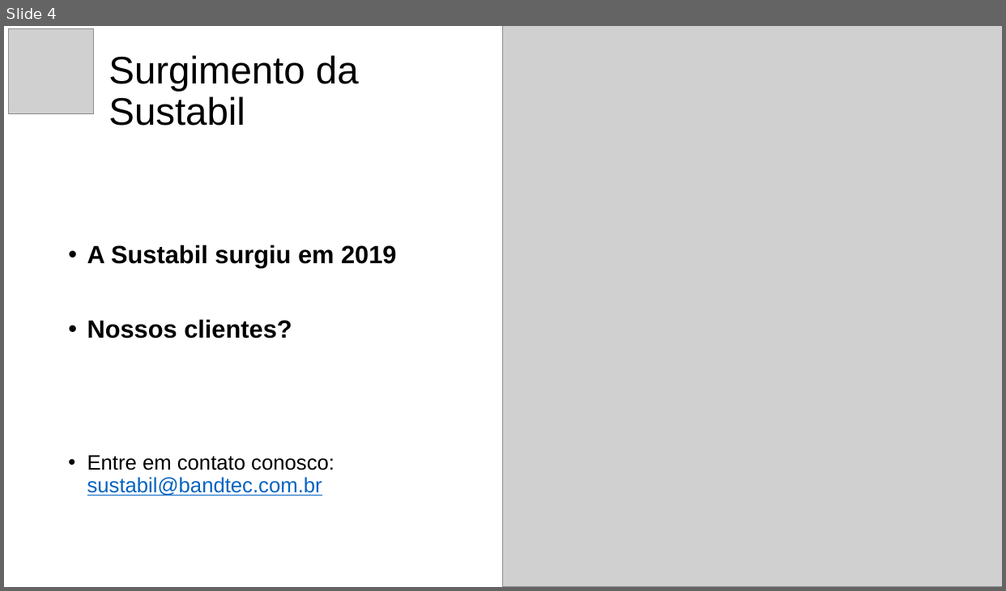
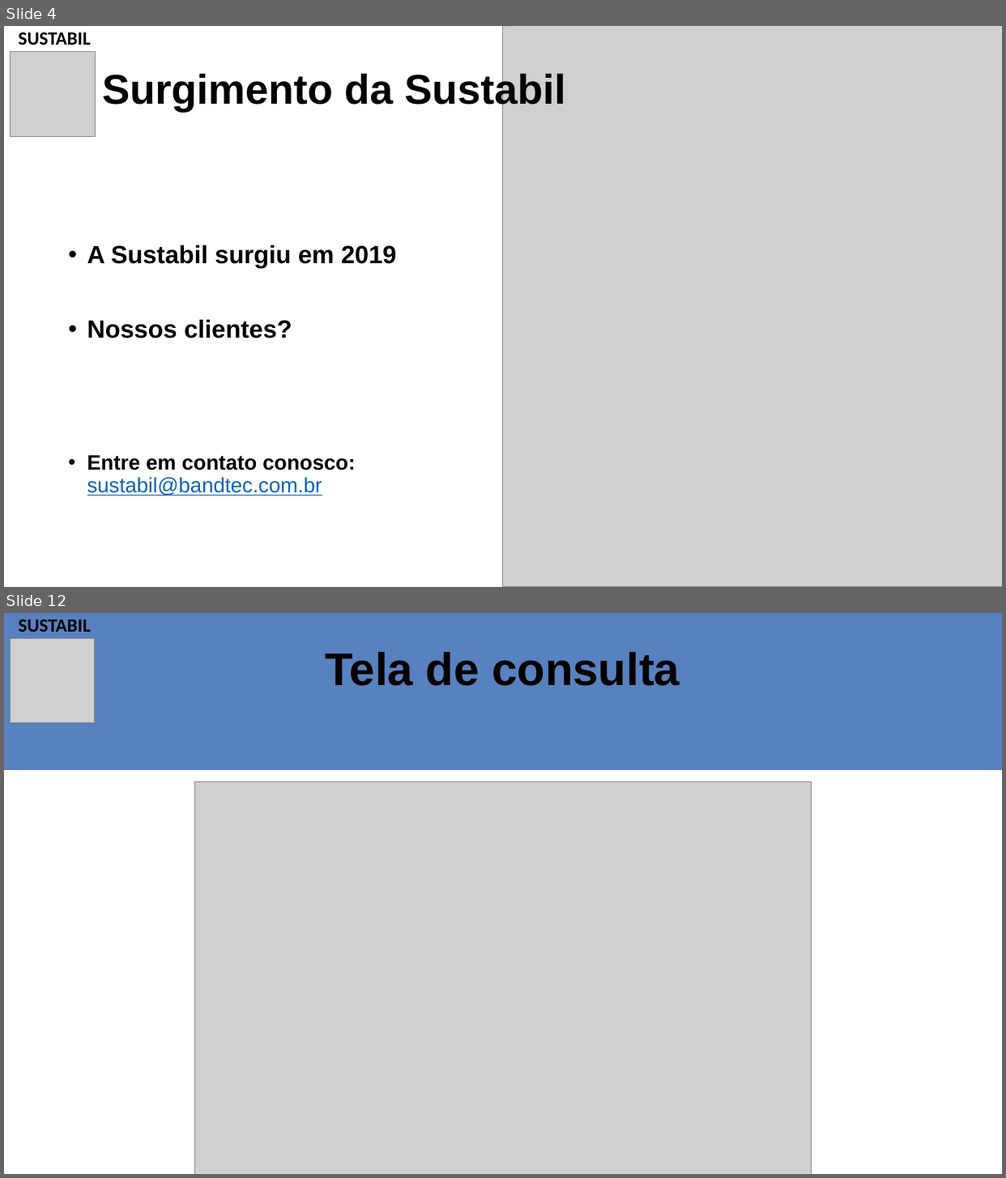
Before and after one commit to franklin-silva41/PROJETO-SENSOR-DE-UMIDADE, a slide deck: SUSTABIL - Apresentação real.pptx. Shown one above the other, each under a label of ours: slide 4 before the commit, slides 4 and 12 after it; the slides between them are not shown. The pictures are 1006x591 and 1006x1178 pixels, drawn with LibreOffice and Linux fonts; fonts in the diff are those of the drawing; grey boxes stand for pictures; background and template pictures are left out. Boxes give left, top, right and bottom in pixels: in the first picture for what was removed or moved away, otherwise in the second. Text is boxed around its words. In the diff, an @@ line names an element or a change of style, - is before the commit and + after.

```diff
--- a/SUSTABIL - Apresentação real.pptx
+++ b/SUSTABIL - Apresentação real.pptx
@@ slide 12 added at bbox=[4, 613, 1002, 1174], background #FFFFFF @@
@@ rectangle added at bbox=[4, 613, 1002, 770], fill #5881C0, outline #5881C0 1 pt @@
@@ text added at bbox=[19, 619, 91, 632], 18 pt, text #000000, bold @@
+SUSTABIL
@@ picture added at bbox=[10, 638, 95, 723] @@
@@ text added at bbox=[325, 652, 680, 686], 44 pt, text #000000, bold @@
+Tela de consulta
@@ picture added at bbox=[195, 782, 812, 1174] @@
@@ slide 4 changed as well @@
@@ text added at bbox=[19, 32, 91, 45], 18 pt, text #000000, bold @@
+SUSTABIL
@@ title "Surgimento da Sustabil": place and size @@
-title "Surgimento da Sustabil" at bbox=[108, 55, 359, 126]
+title "Surgimento da Sustabil" at bbox=[102, 71, 565, 112]
@@ title "Surgimento da Sustabil" at bbox=[102, 71, 565, 112]: size 37 to 40 pt, bold on @@
@@ picture: place and size @@
-picture at bbox=[9, 29, 93, 113]
+picture at bbox=[10, 51, 95, 136]
@@ text at bbox=[87, 455, 355, 496]: bold on in "Entre em contato conosco:" @@
```
Also in this commit, not shown: 12 other slides changed, 5 other slides added, 3 slides removed.
